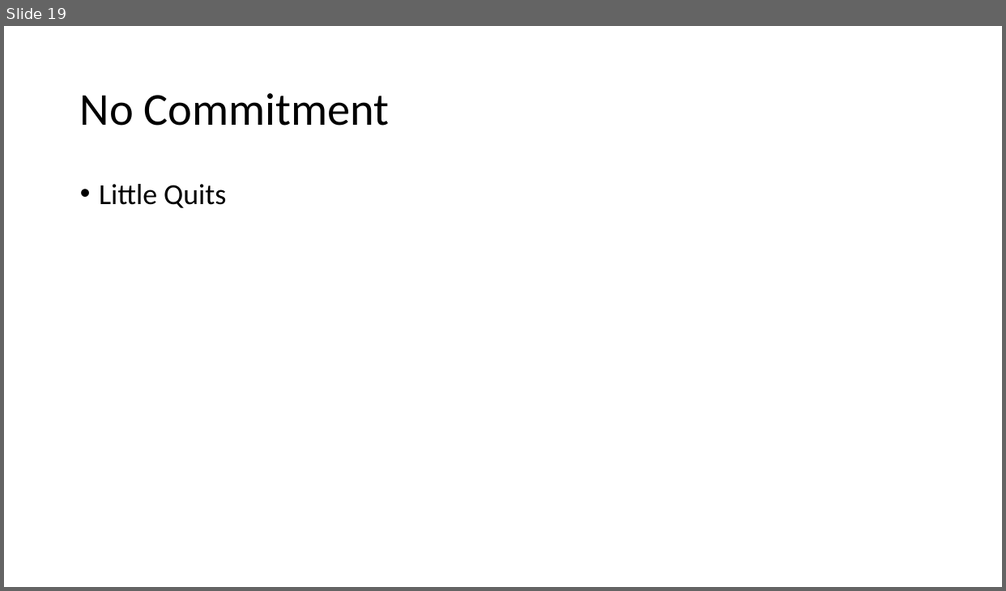
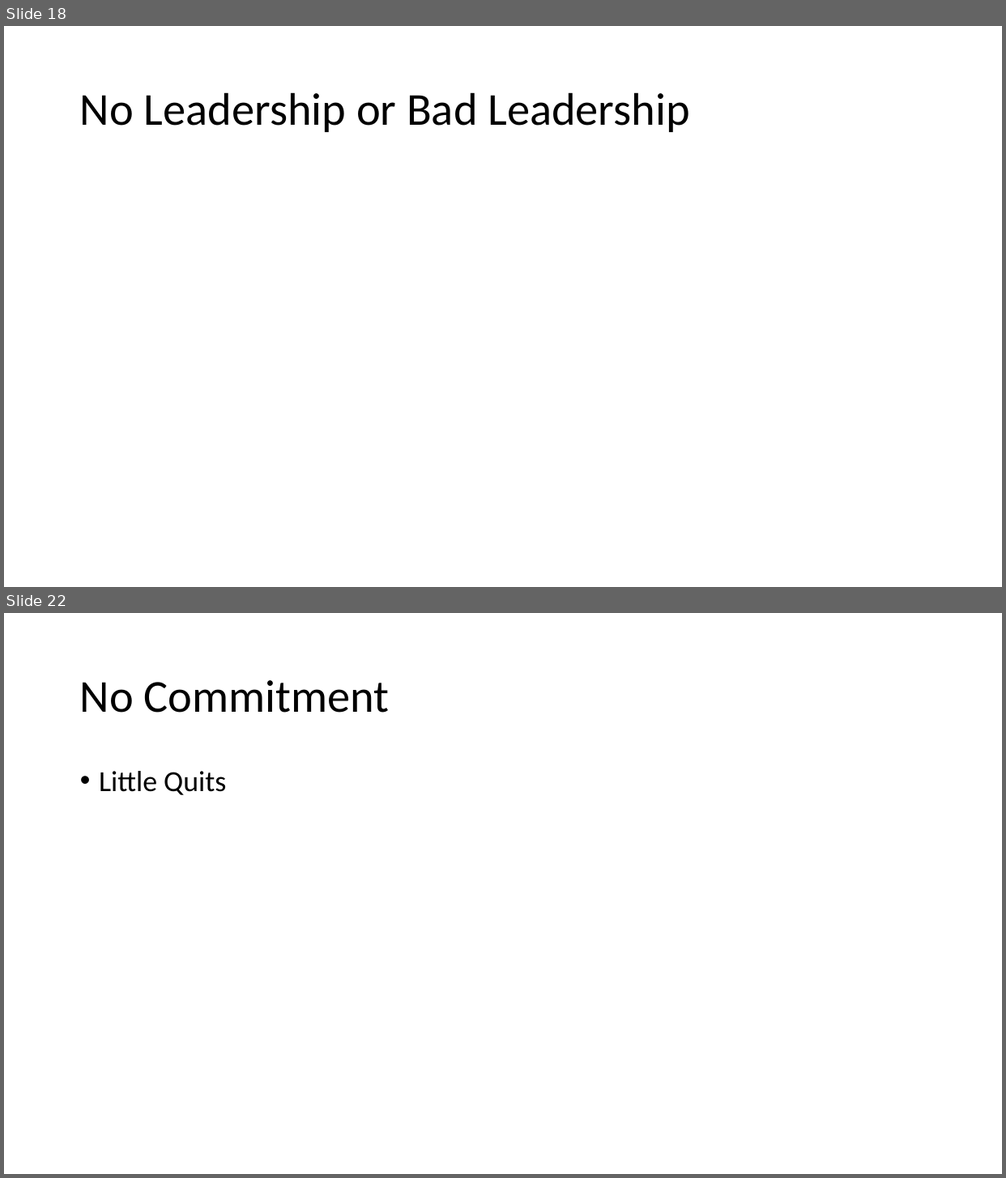
Before and after one commit to jugisahunk/presentations, a slide deck: tortoise-and-hare/tortoise-and-hare.pptx. Shown one above the other, each under a label of ours: slide 19 before the commit, slides 18 and 22 after it; the slides between them are not shown. The pictures are 1006x591 and 1006x1178 pixels, drawn with LibreOffice and Linux fonts; fonts in the diff are those of the drawing; background and template pictures are left out. Boxes give left, top, right and bottom in pixels: in the first picture for what was removed or moved away, otherwise in the second. Text is boxed around its words. In the diff, an @@ line names an element or a change of style, - is before the commit and + after.

```diff
--- a/tortoise-and-hare/tortoise-and-hare.pptx
+++ b/tortoise-and-hare/tortoise-and-hare.pptx
@@ slide 18 added at bbox=[4, 26, 1002, 587], background picture (left out) @@
@@ title added at bbox=[80, 92, 690, 132], 44 pt, text #000000 @@
+No Leadership or Bad Leadership
@@ what was slide 19 is now slide 22 @@
```
Also in this commit, not shown: 3 slides changed, 3 other slides added.
